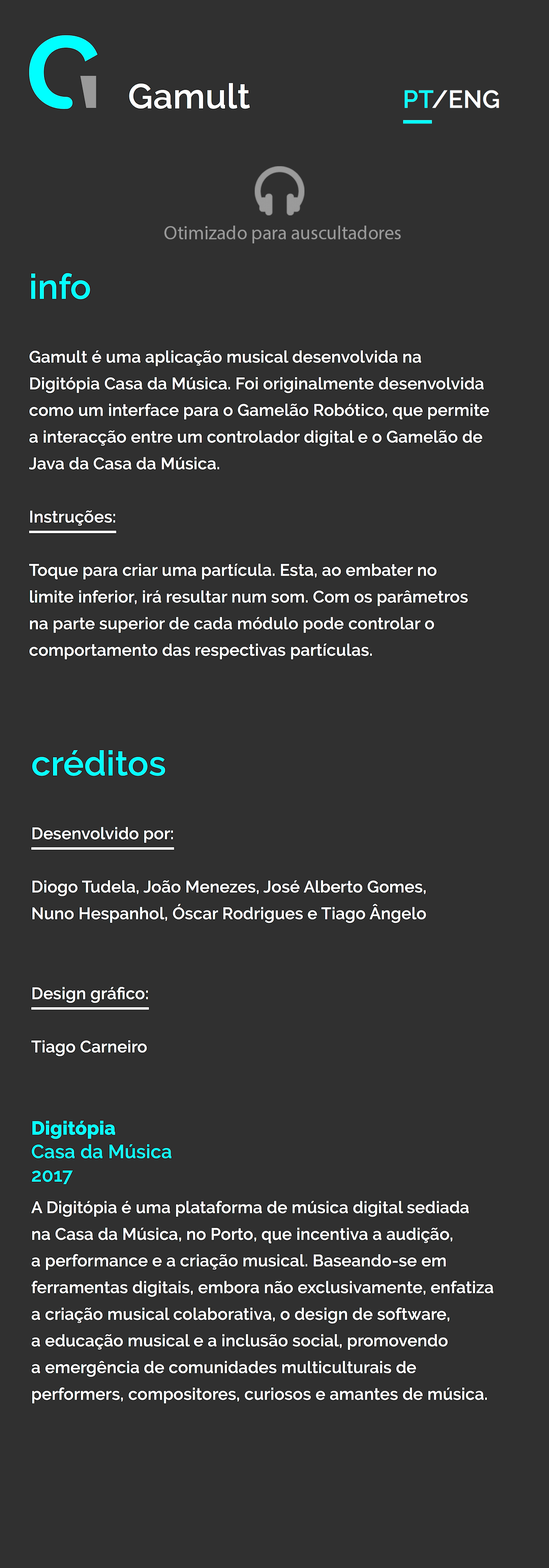
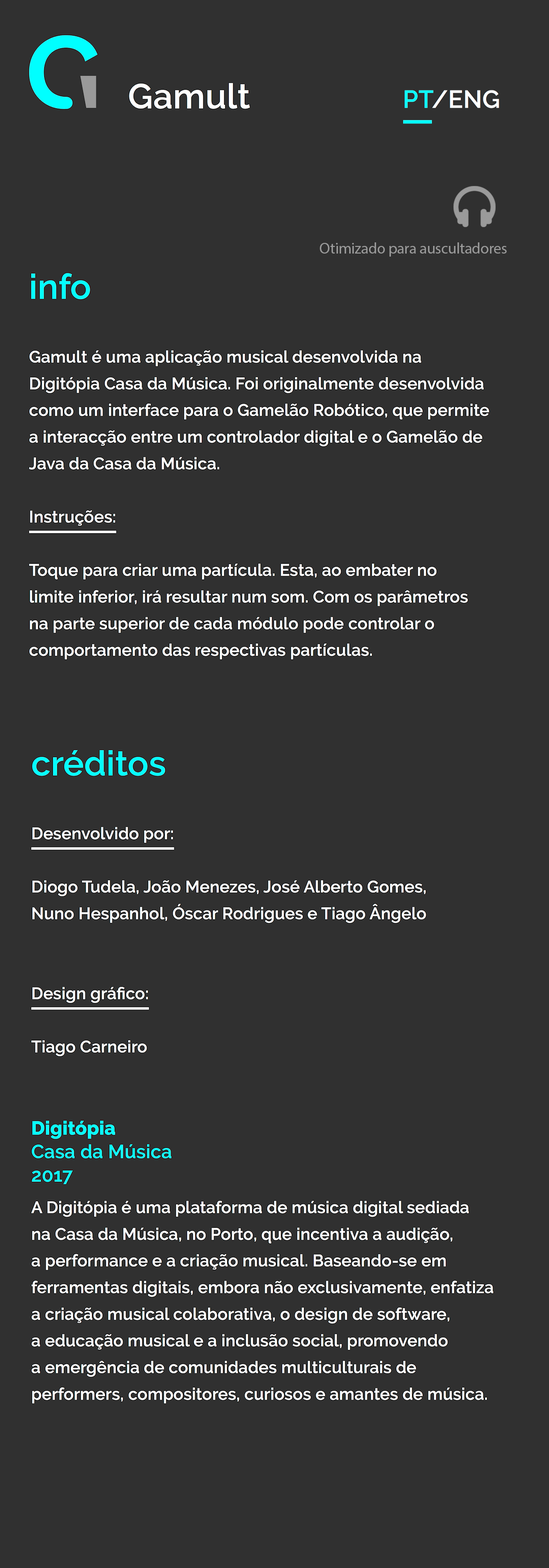
The second 549x1568 image is a revision of the first. Changes to its layers:
added layer "Otimizado para auscultadores" (1st of 2) above "Layer 2" over [319,242,507,257]
added layer "Layer 2" above "Otimizado para auscultadores" over [453,185,496,228]
hid "Otimizado para auscultadores" (2nd of 2) over [164,225,401,244]
hid "Layer 1" over [254,166,305,216]
